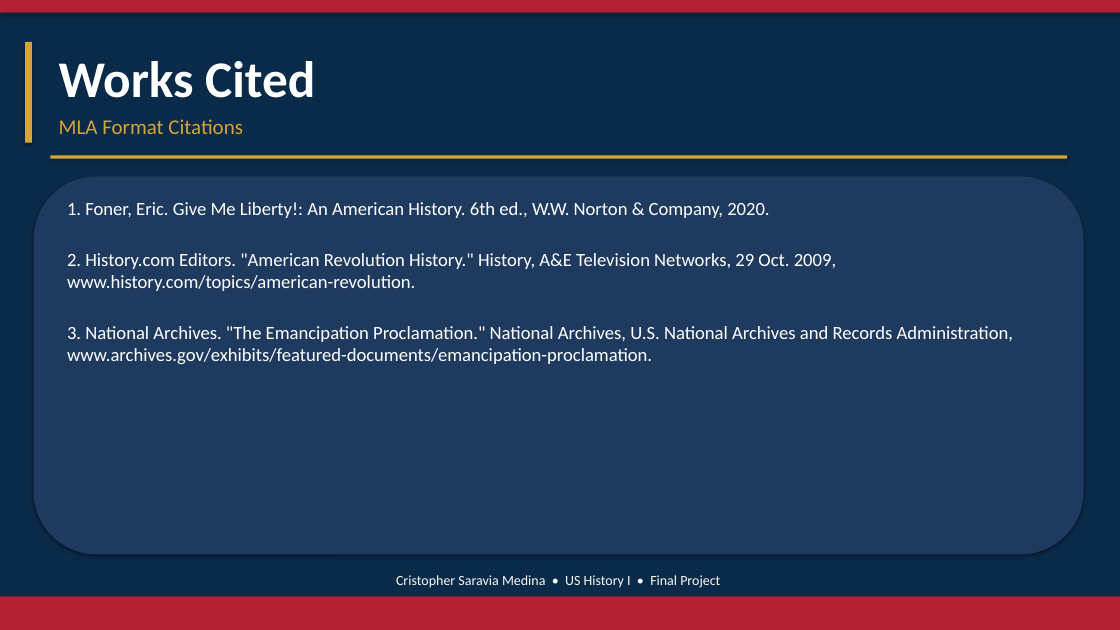
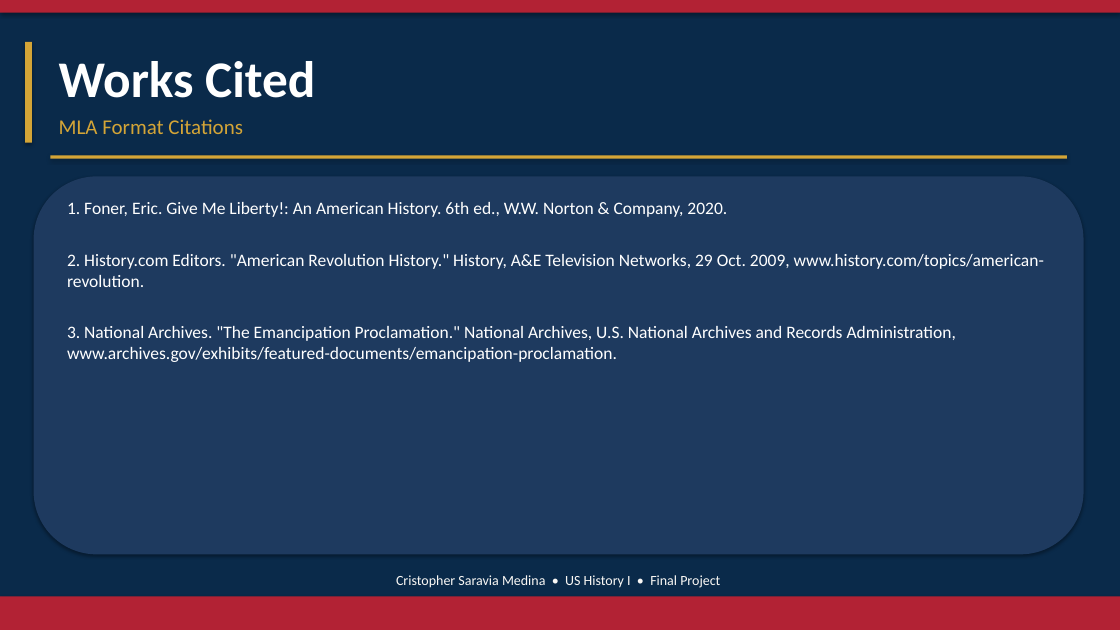
Before and after one commit to Damnbebo/nextsett, a slide deck: slide 12 of US_History_Final_Project_Cristopher_Saravia_Medina.pptx (slide 7 before the commit). Drawn at 1120x630 pixels with LibreOffice and Linux fonts; fonts in the diff are those of the drawing. Boxes give left, top, right and bottom in pixels: in the first picture for what was removed or moved away, otherwise in the second. Text is boxed around its words. In the diff, an @@ line names an element or a change of style, - is before the commit and + after.

```diff
--- a/US_History_Final_Project_Cristopher_Saravia_Medina.pptx
+++ b/US_History_Final_Project_Cristopher_Saravia_Medina.pptx
@@ text "1. Foner, Eric. Give Me ..." at (67, 202, 1044, 362): size 16 to 15 pt; more space between paragraphs @@
```
Also in this commit, not shown: 5 other slides changed, 5 slides added, 1 other file.
